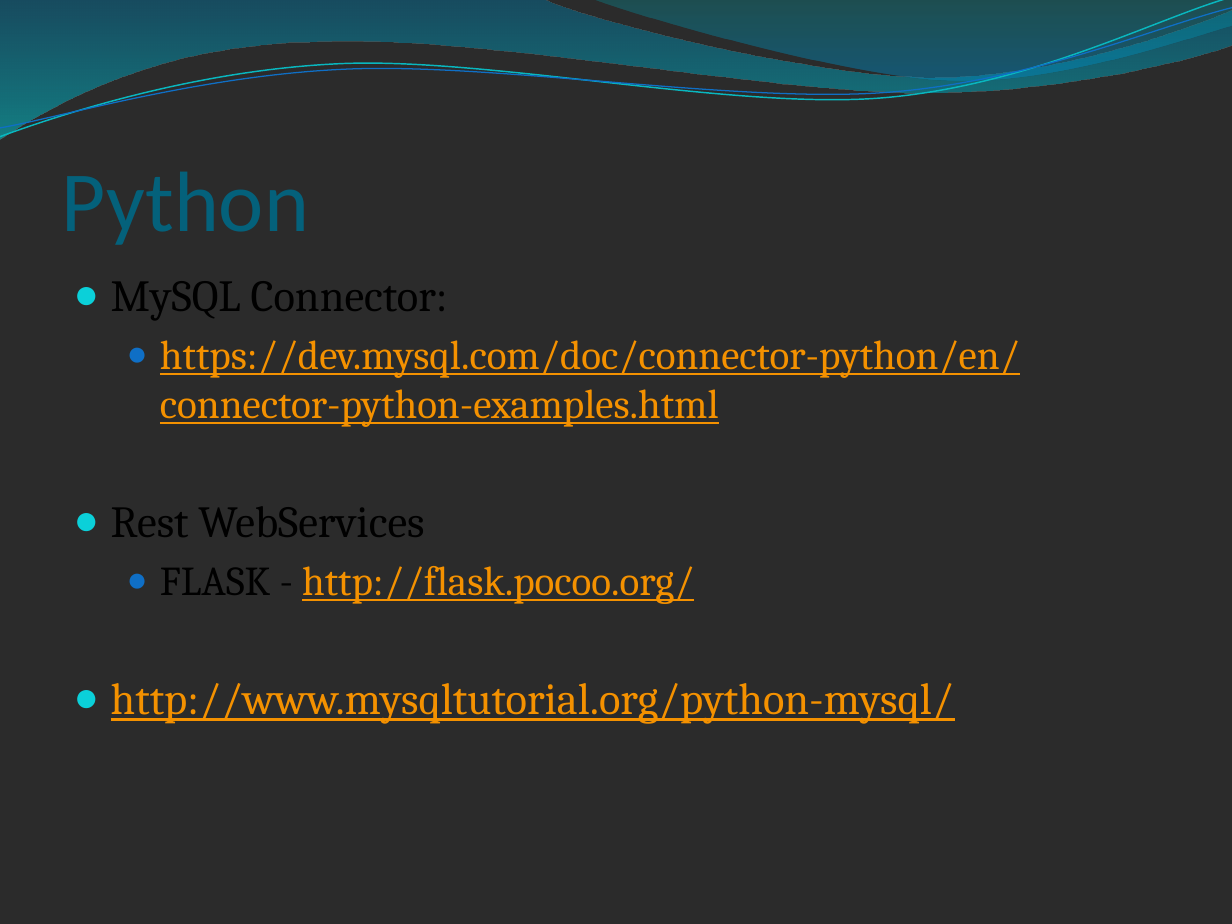
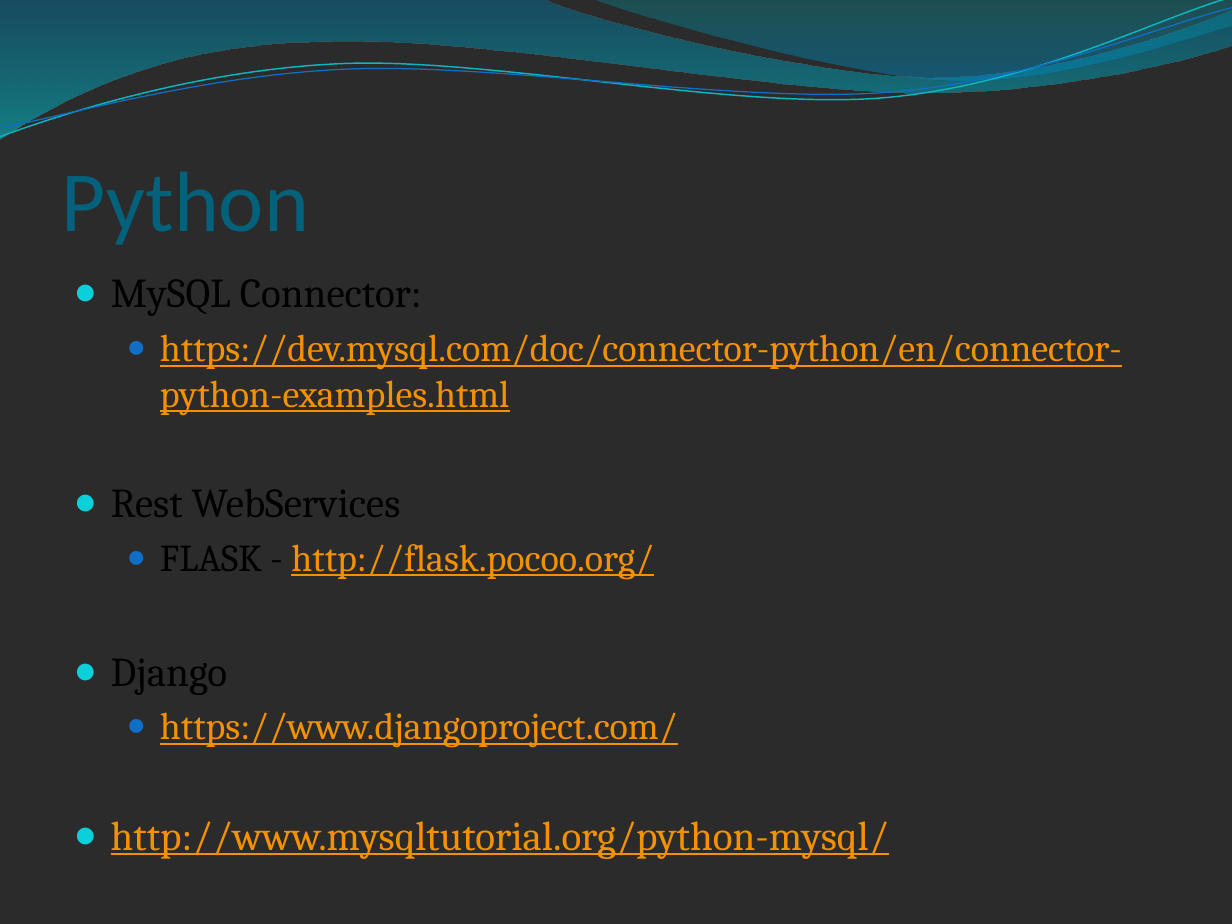
Before and after one commit to leonardopordeus/BD, a slide deck: slide 13 of Aula03.pptx (slide 11 before the commit). Drawn at 1232x924 pixels with LibreOffice and Linux fonts; fonts in the diff are those of the drawing; background and template pictures are left out; a plain dark background stands for a picture behind light text. Boxes give left, top, right and bottom in pixels: in the first picture for what was removed or moved away, otherwise in the second. Text is boxed around its words. In the diff, an @@ line names an element or a change of style, - is before the commit and + after.

```diff
--- a/Aula03.pptx
+++ b/Aula03.pptx
@@ text at box(111, 280, 1122, 859): size 26 to 24.1 pt in "MySQL Connector:", "Rest WebServices", "http://www.mysqltutorial.org/python-mysql/"; size 24 to 22.2 pt in "https://dev.mysql.com/doc/connector-python/en/connector-pyth ...", "FLASK - http://flask.pocoo.org/" @@
@@ text at box(111, 659, 677, 748): paragraphs added @@
+● Django
+  ● https://www.djangoproject.com/
```
Also in this commit, not shown: 4 slides added, 1 slide removed, 2 other files.
